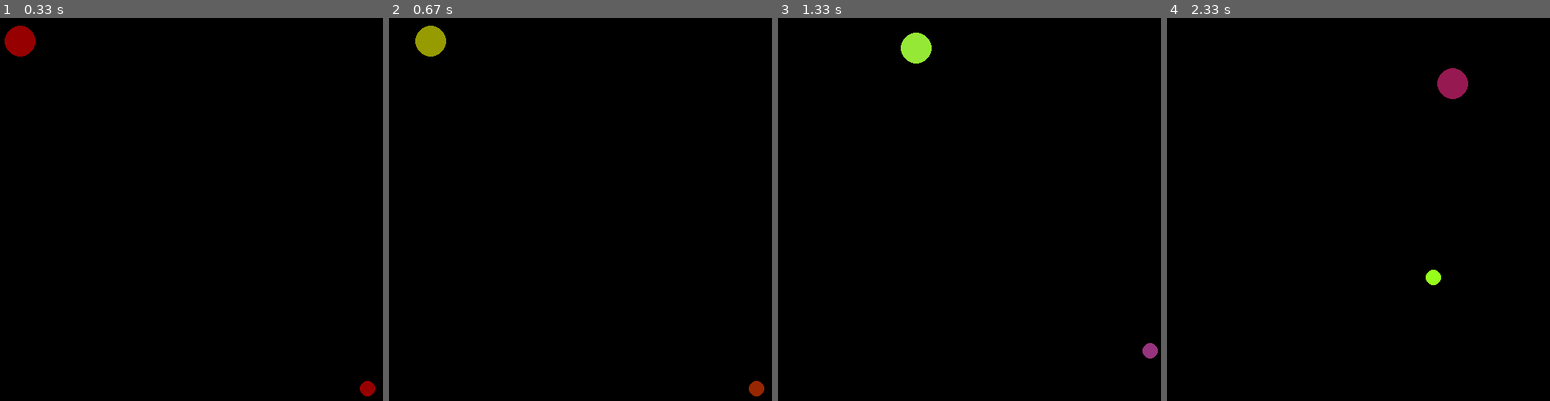
Above: before the commit, frames 1-4 (left to right).
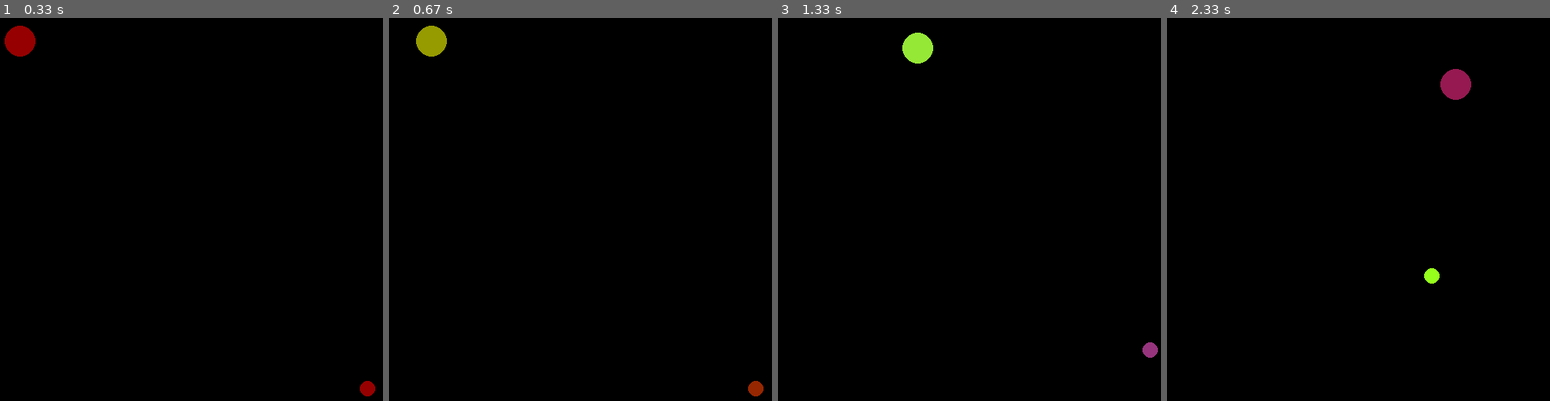
Above: after the commit, the same moments.

Repository: curlymario/mpit_cs_py_hw
Game: pygame game, started from lect_19/lab/5.second.py
The game is run twice, just before and just after one commit, with the same random seed, the same clock (stepped at 60 frames per second) and the same inputs.
Inputs:
- Up to frame 1 (0.33 s): no input
- Up to frame 2 (0.67 s): hold Right from 0.33 s (still down)
- Up to frame 3 (1.33 s): release Right at 0.8 s; hold Up 0.83-1.13 s; hold Right from 1.17 s (still down)
- Up to frame 4 (2.33 s): release Right at 1.63 s; hold Left 1.67-2.2 s; hold Down from 2.23 s (still down)

Frame 1 is identical in both runs. In frame 2, less than 0.1% of the frame differs, in the area x 6-98%, y 2-99%; in frame 3, less than 0.1%; in frame 4, 0.2%, in the area x 67-80%, y 13-70%.

Commit message:
lab 19 task 5 simultanious update

Diff:
--- a/lect_19/lab/5.second.py
+++ b/lect_19/lab/5.second.py
@@ -273,10 +273,13 @@
         for ball in balls:
             ball.input()
         for ball in balls:
+            ball._bounce_walls(width, height)
+        for ball in balls:
+            ball._bounce_others()
+        for ball in balls:
+            ball._change_coord(dt)
+        for ball in balls:
             ball._update_friction(frict)
-            ball._bounce_walls(width, height)
-            ball._bounce_others()
-            ball._change_coord(dt)
         for ball in balls:
             ball.draw(screen)
 
